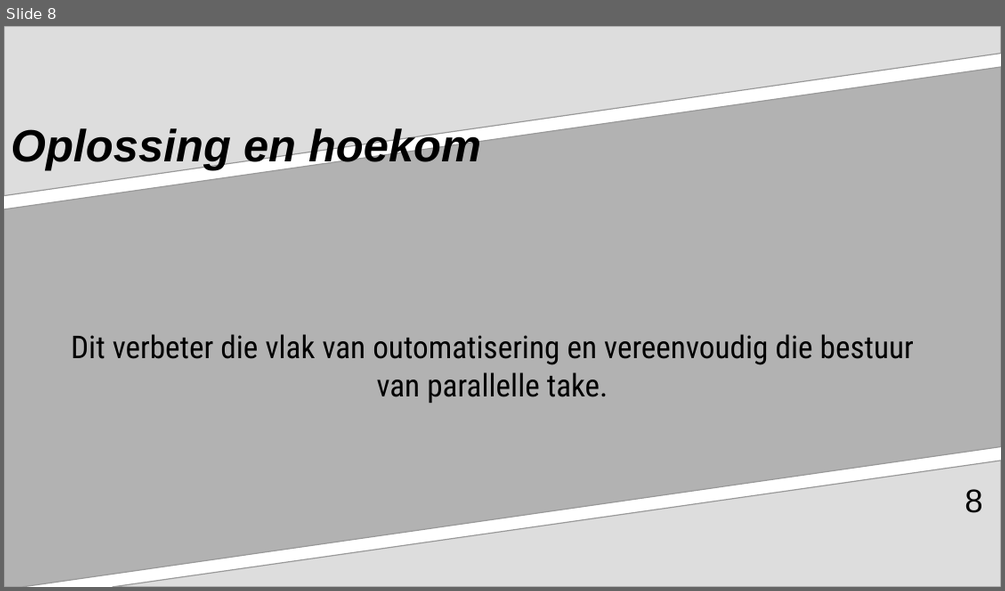
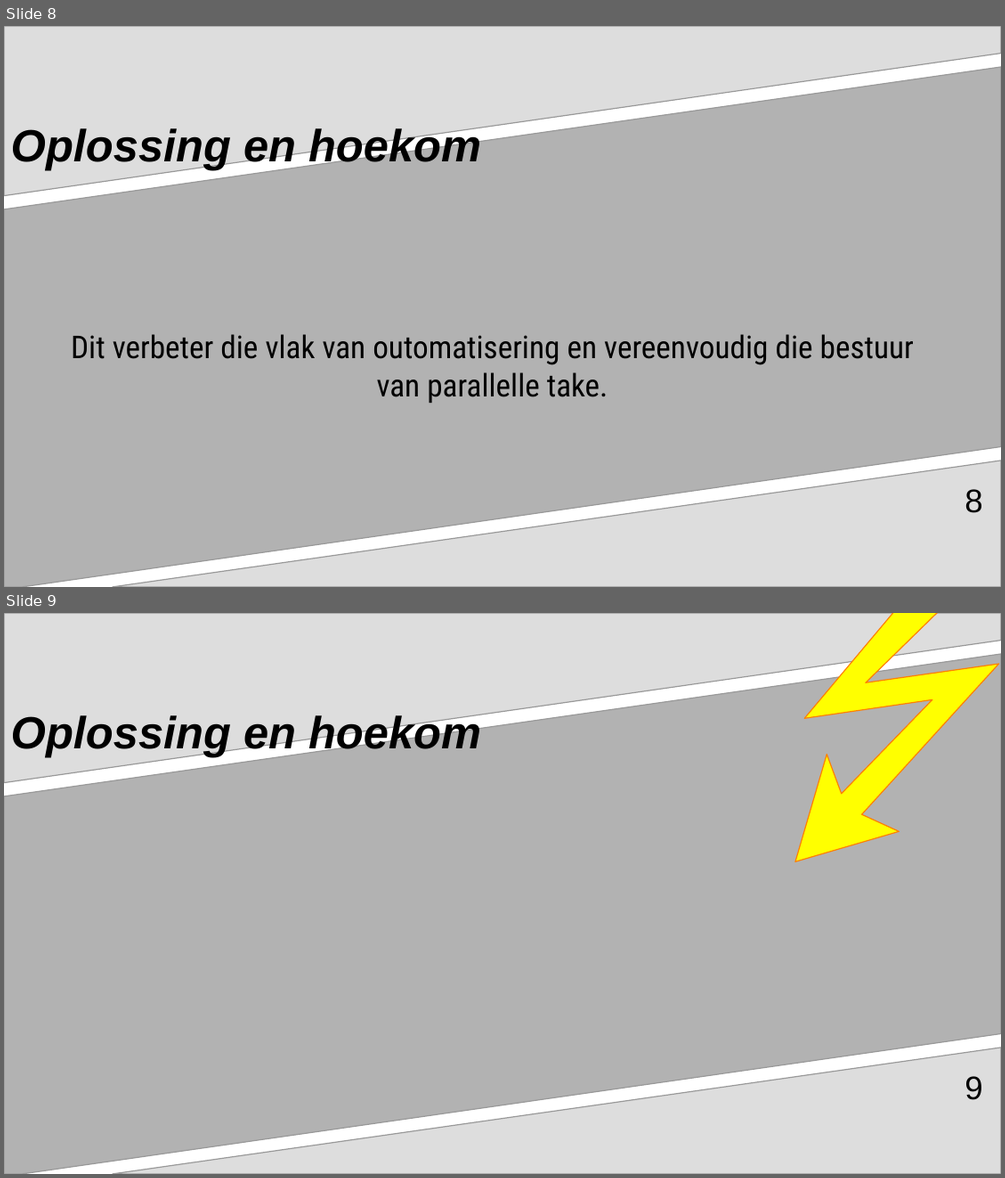
Before and after one commit to BroerSakki/Orcstrate, a slide deck: docs/planning/Orcstrate_Powerpoint.odp. Shown one above the other, each under a label of ours: slide 8 before the commit, slides 8 and 9 after it. The pictures are 1005x591 and 1005x1178 pixels, drawn with LibreOffice and Linux fonts; fonts in the diff are those of the drawing. Boxes give left, top, right and bottom in pixels: in the first picture for what was removed or moved away, otherwise in the second. Text is boxed around its words. In the diff, an @@ line names an element or a change of style, - is before the commit and + after.

```diff
--- a/docs/planning/Orcstrate_Powerpoint.odp
+++ b/docs/planning/Orcstrate_Powerpoint.odp
@@ slide 9 added at (x1=4, y1=613, x2=1001, y2=1174), background #FFFFFF; not listed: 3 template elements that a slide beside it also shows @@
@@ freeform shape added at (x1=795, y1=613, x2=999, y2=861), fill #FFFF00, outline #FF8000 0.85 pt @@
@@ title added at (x1=11, y1=712, x2=481, y2=757), 35.9 pt, text #000000, bold, italic @@
+Oplossing en hoekom
@@ page number added at (x1=964, y1=1076, x2=982, y2=1100), 26 pt, text #000000 @@
+9
```
Also in this commit, not shown: 1 slide changed, 3 other slides added, 1 other file.
